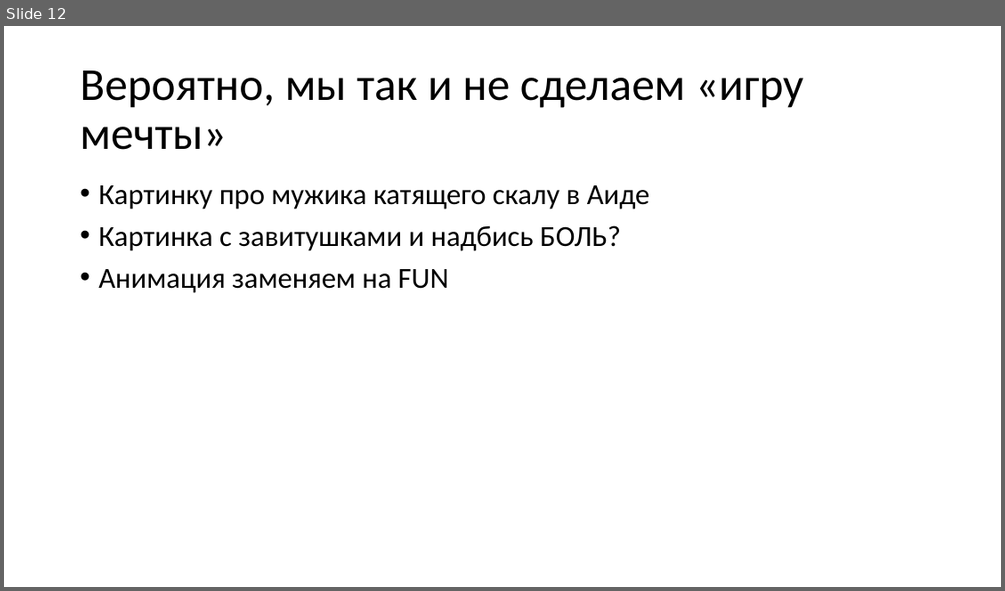
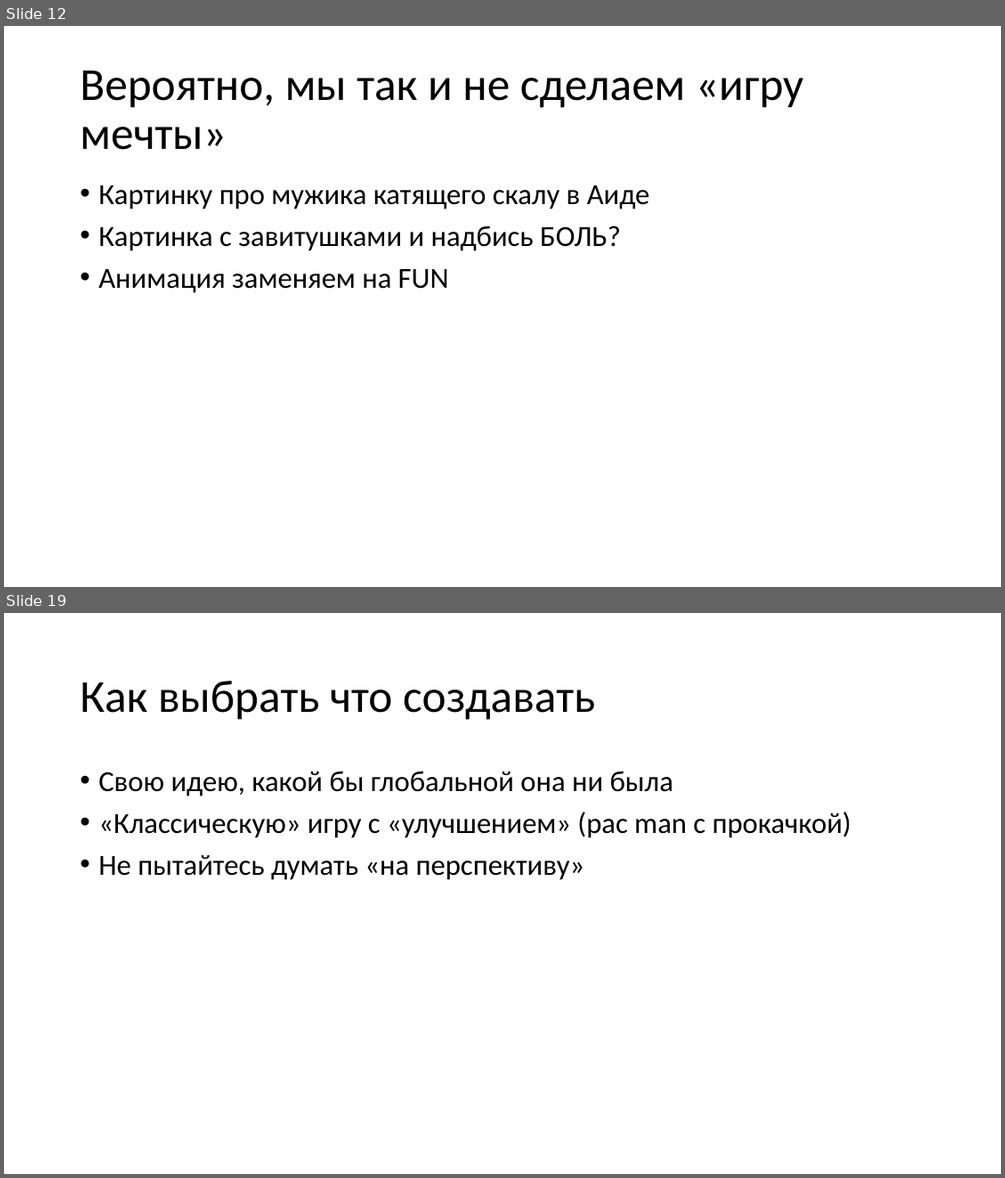
Before and after one commit to kugushev/presentations, a slide deck: 2020_GameDev-As-Hobby/Presentation.pptx. Shown one above the other, each under a label of ours: slide 12 before the commit, slides 12 and 19 after it; the slides between them are not shown. The pictures are 1005x591 and 1005x1178 pixels, drawn with LibreOffice and Linux fonts; fonts in the diff are those of the drawing. Boxes give left, top, right and bottom in pixels: in the first picture for what was removed or moved away, otherwise in the second. Text is boxed around its words. In the diff, an @@ line names an element or a change of style, - is before the commit and + after.

```diff
--- a/2020_GameDev-As-Hobby/Presentation.pptx
+++ b/2020_GameDev-As-Hobby/Presentation.pptx
@@ slide 19 added at bbox=[4, 613, 1001, 1174], background #FFFFFF @@
@@ title added at bbox=[80, 681, 595, 720], 44 pt, text #000000 @@
+Как выбрать что создавать
@@ text added at bbox=[98, 771, 851, 880], 28 pt, text #000000 @@
+• Свою идею, какой бы глобальной она ни была
+• «Классическую» игру с «улучшением» (pac man с прокачкой)
+• Не пытайтесь думать «на перспективу»
```
Also in this commit, not shown: 1 slide changed, 7 other slides added.
